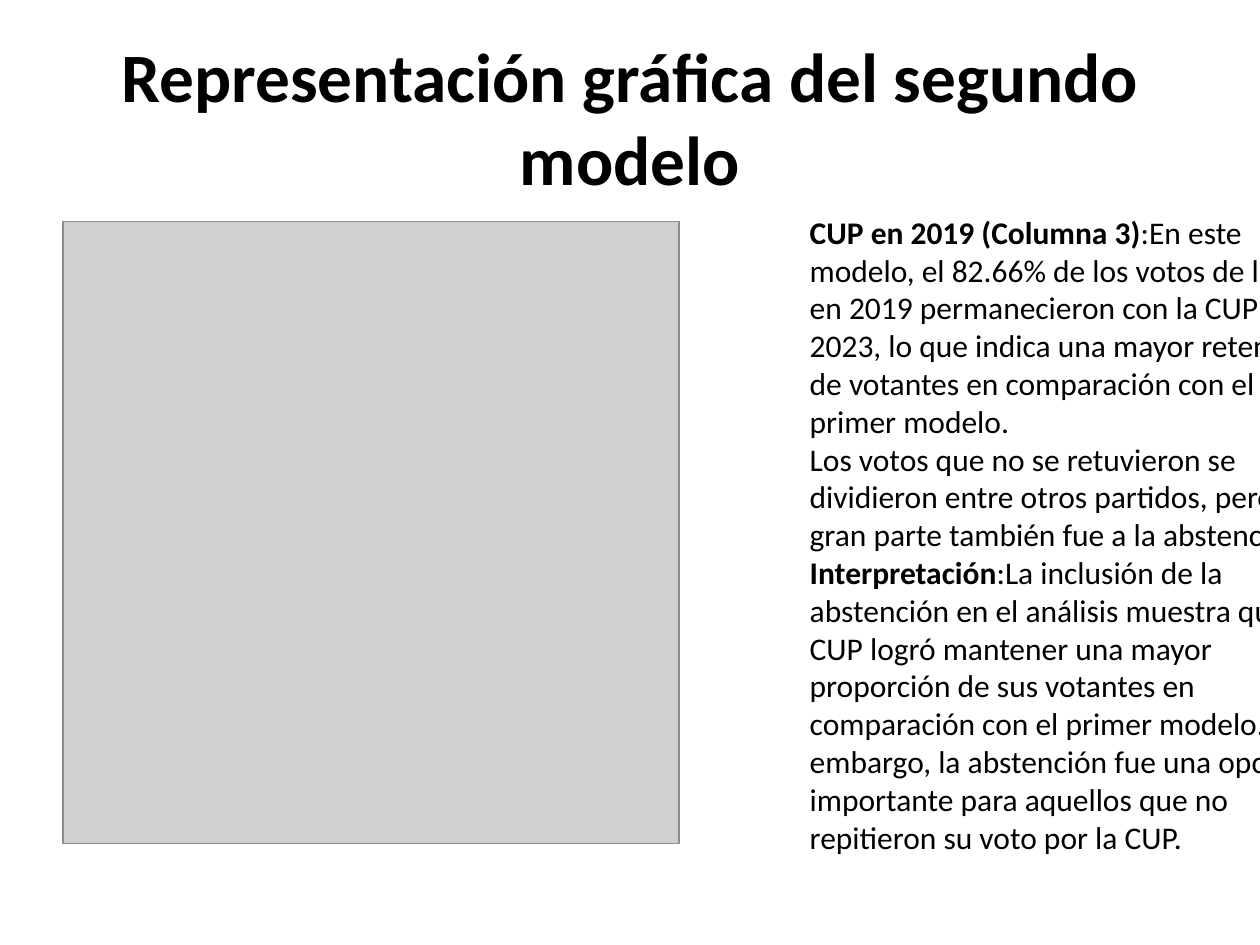
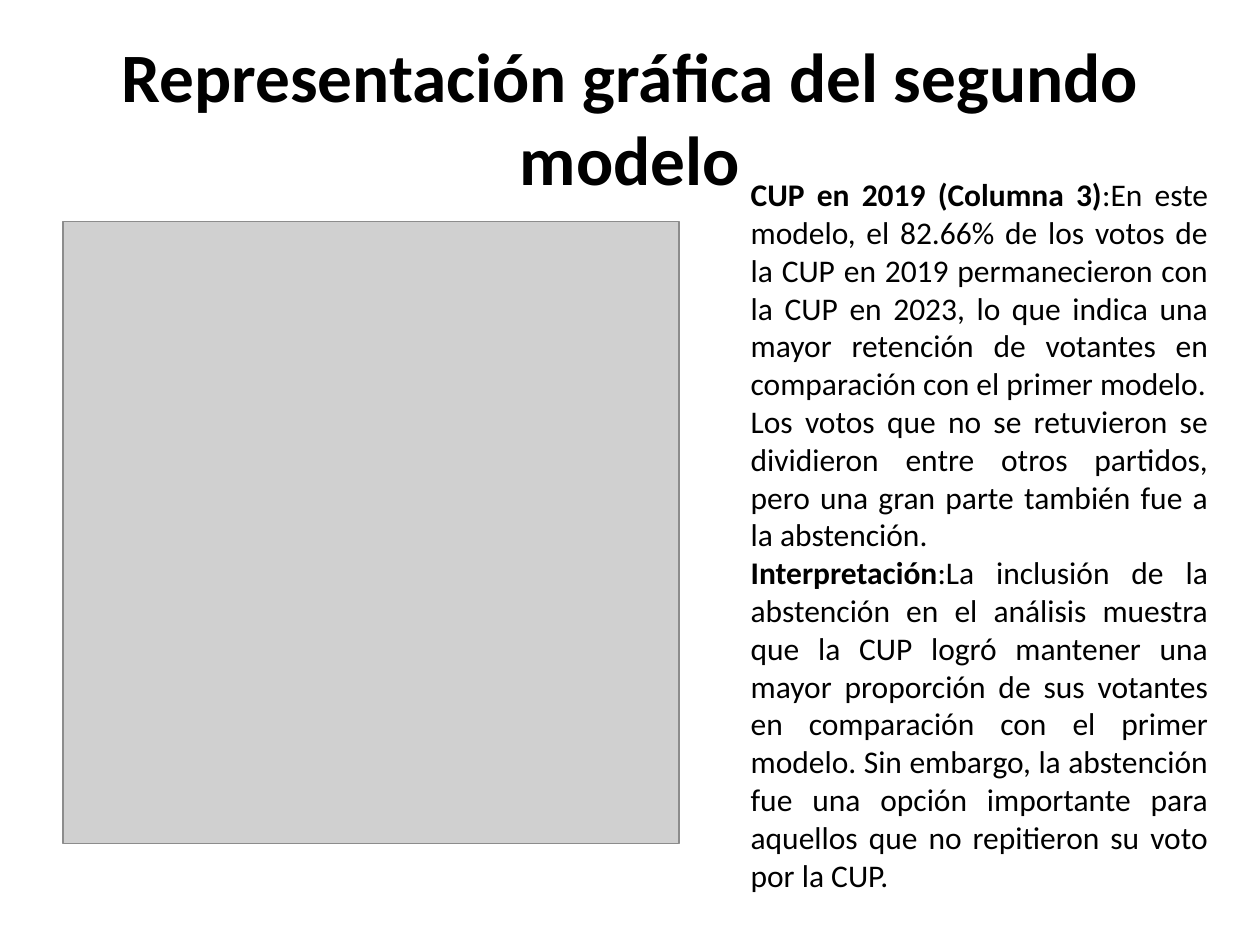
Before and after one commit to awfuentes76/Proyecto_final, a slide deck: slide 19 of Presentacion.pptx (slide 17 before the commit). Drawn at 1260x945 pixels with LibreOffice and Linux fonts; fonts in the diff are those of the drawing; grey boxes stand for pictures; background and template pictures are left out. Boxes give left, top, right and bottom in pixels: in the first picture for what was removed or moved away, otherwise in the second. Text is boxed around its words. In the diff, an @@ line names an element or a change of style, - is before the commit and + after.

```diff
--- a/Presentacion.pptx
+++ b/Presentacion.pptx
@@ text "CUP en 2019 (Columna 3):En ...": place and size @@
-text "CUP en 2019 (Columna 3):En ..." at [810, 221, 1260, 854]
+text "CUP en 2019 (Columna 3):En ..." at [751, 183, 1208, 892]
@@ text "CUP en 2019 (Columna 3):En ..." at [751, 183, 1208, 892]: alignment left to justified @@
```
Also in this commit, not shown: 13 other slides changed, 2 slides added, 1 other file.
